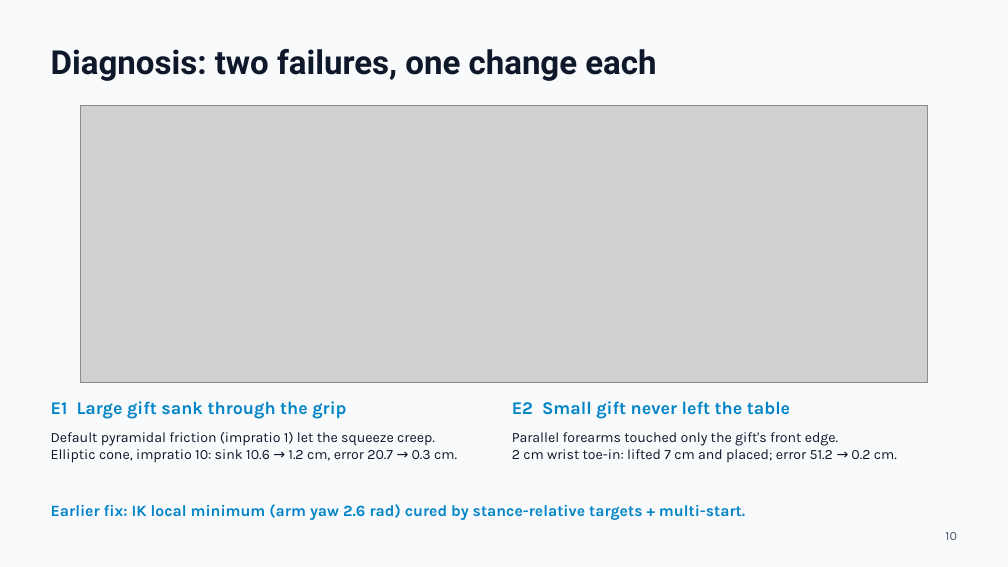
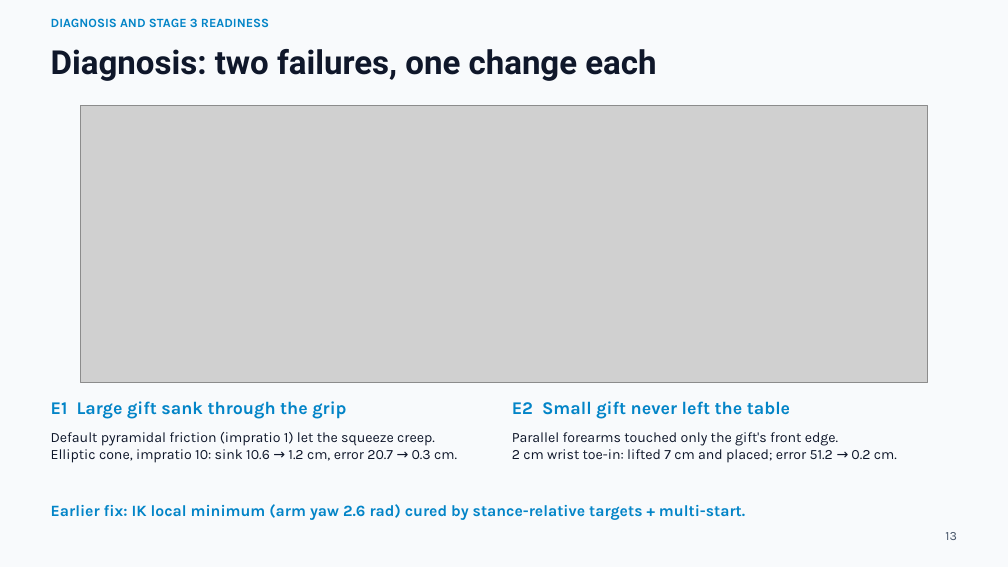
Before and after one commit to thebestjuan1738/SantaDisplayRoboto, a slide deck: slide 13 of slides/SantaBot_Stage2_Simulation_Review.pptx (slide 10 before the commit). Drawn at 1008x567 pixels with LibreOffice and Linux fonts; fonts in the diff are those of the drawing; grey boxes stand for pictures. Boxes give left, top, right and bottom in pixels: in the first picture for what was removed or moved away, otherwise in the second. Text is boxed around its words. In the diff, an @@ line names an element or a change of style, - is before the commit and + after.

```diff
--- a/slides/SantaBot_Stage2_Simulation_Review.pptx
+++ b/slides/SantaBot_Stage2_Simulation_Review.pptx
@@ text added at (51, 18, 269, 27), 12 pt, text #0284C7, bold @@
+DIAGNOSIS AND STAGE 3 READINESS
@@ text at (945, 532, 957, 540): text changed @@
-10
+13
```
Also in this commit, not shown: 9 other slides changed, 3 slides added, 6 other files.
